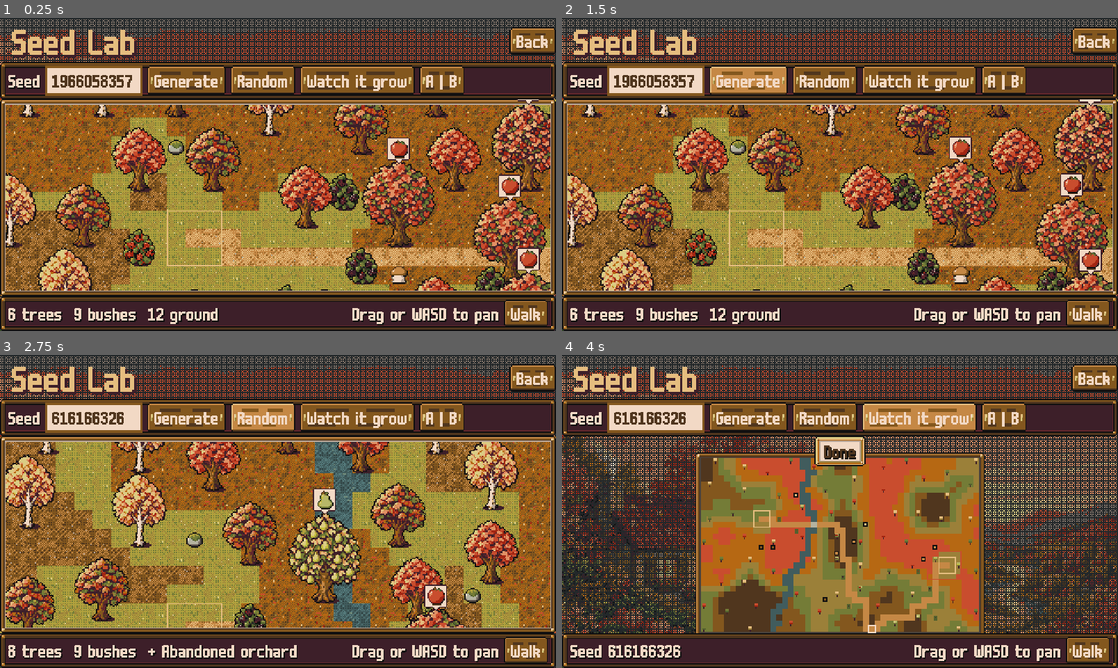
Above: before the commit, frames 1-4 (two rows, left to right).
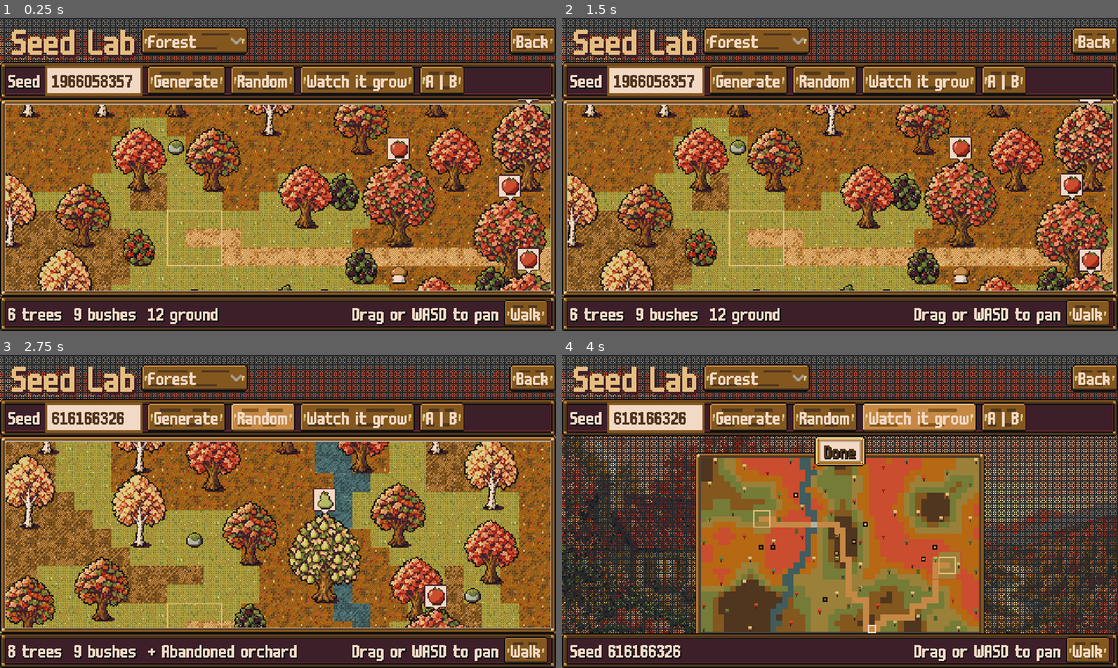
Above: after the commit, the same moments.

Repository: izzetemredemir/autumn-preserves
Game: Godot game, scene res://scenes/seed_lab/seed_lab.tscn
Same seed, same stepped clock (60 frames per second), same inputs: the game is played once before the commit and once after it. This scene is started directly instead of the project's main scene.
Inputs (mouse positions are in pixels of both pictures, inside the frame that each line leads up to):
- Up to frame 1 (0.25 s): no input
- Up to frame 2 (1.5 s): click (756, 39) at 0.5 s, where only the run after the commit has a clickable "Forest"; click "Generate" at 1.25 s
- Up to frame 3 (2.75 s): click "Random" at 2 s
- Up to frame 4 (4 s): click "Watch it grow" at 2.75 s; click "Skip" at 3.5 s

The runs differ from the first frame. In frame 1, 1.7% of the frame differs, in the area x 25-45%, y 2-12%; in frame 2, 2.7%, in the area x 25-45%, y 2-25%; in frame 3, 1.7%; in frame 4, 1.7%.

Commit message:
feat(seedlab): vineyard and creek in the Seed Lab

Diff:
--- a/game/scenes/seed_lab/grow_view.gd
+++ b/game/scenes/seed_lab/grow_view.gd
@@ -20,7 +20,7 @@
 
 ## Per WildGen.T_* id: [low noise, high noise] tones (art-bible §1; warm and olive, water stays cold).
 const TONES := [["747c37", "9b8039"], ["b66813", "c94d2e"], ["50361e", "83571e"], ["415c5d", "415c5d"],
-	["c58845", "c58845"], ["b4b3a0", "b4b3a0"]]
+	["c58845", "c58845"], ["b4b3a0", "b4b3a0"], ["9b8039", "81746a"]]
 const CANOPY := {"maple": ["c94d2e", "a22512"], "birch": ["e5bd7f", "9b8039"], "oak": ["747c37", "53612e"]}
 const C_FRAME := Color("49423d")
 const C_CREAM := Color("f2d9c5")
--- a/game/scenes/seed_lab/seed_lab.gd
+++ b/game/scenes/seed_lab/seed_lab.gd
@@ -7,7 +7,7 @@
 ## jumps to the next step, Esc or the button skips to the end. "A | B" (C) puts the seed next to the previous one
 ## (same rules, different seed). Maps are generated with record_steps, so the replay works in release builds too.
 
-const BIOMES := ["forest"]  ## P1: vineyard, creek
+const BIOMES := ["forest", "vineyard", "creek"]  ## the lab shows every biome, locked or not
 const PAN_SPEED := 240.0
 const DAY := 1
 const LABEL_H := 18  ## step banner row above the overview (the banner overlaps the frame's top edge)
@@ -70,6 +70,7 @@
 	_build_overview()
 	_build_frame()
 	%Generate.pressed.connect(_generate)
+	biome_pick.item_selected.connect(func(_i: int) -> void: _generate())
 	%Random.pressed.connect(_random)
 	%Walk.pressed.connect(_walk)
 	%Back.pressed.connect(func() -> void: Router.goto("title"))
@@ -261,6 +262,7 @@
 	save_seed = s
 	seed_edit.text = str(save_seed)
 	_vars = VarietyGen.generate_all(save_seed, 0)
+	VarietyGen.ensure_types(_vars, save_seed)  # P1 types, exactly as a real save gets them
 	map = WildGen.generate(save_seed, DAY, biome(), "sunny", _vars, true)
 	view.show_map(map, _vars)
 	_pan = Vector2.ZERO
@@ -324,6 +326,7 @@
 	if not map_b.is_empty() and int(map_b.get("save_seed", -1)) == s:
 		return
 	_vars_b = VarietyGen.generate_all(s, 0)
+	VarietyGen.ensure_types(_vars_b, s)
 	map_b = WildGen.generate(s, DAY, biome(), "sunny", _vars_b, true)
 	map_b["save_seed"] = s
 	_built_b = ""
--- a/game/scenes/seed_lab/seed_lab.tscn
+++ b/game/scenes/seed_lab/seed_lab.tscn
@@ -46,6 +46,11 @@
 mouse_filter = 2
 text = "TITLE_SEED_LAB"
 
+[node name="Biome" type="OptionButton" parent="Layout/TitleRow"]
+unique_name_in_owner = true
+layout_mode = 2
+size_flags_vertical = 4
+
 [node name="Spacer" type="Control" parent="Layout/TitleRow"]
 layout_mode = 2
 size_flags_horizontal = 3
@@ -74,10 +79,6 @@
 layout_mode = 2
 placeholder_text = "WILD_LAB_SEED_HINT"
 max_length = 24
-
-[node name="Biome" type="OptionButton" parent="Layout/Top/Row"]
-unique_name_in_owner = true
-layout_mode = 2
 
 [node name="Generate" type="Button" parent="Layout/Top/Row"]
 unique_name_in_owner = true
